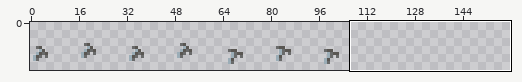
Sprite sheet: overworld/src/assets/sprites/hero_sword/hero_sword_down.png. Above: a wide view before the commit, with the close-up outlined.
Close-up. Old version:
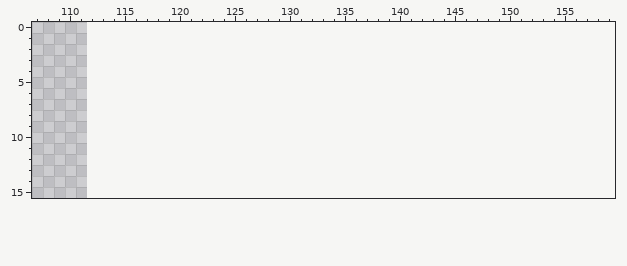
The file is 448x64 pixels, drawn in blocks of 4x4; one block is one cell here. Shown: x 107..159, y 0..15. The old version is drawn lined up with the new one, on the new canvas.
Palette (. is transparent): 
After:
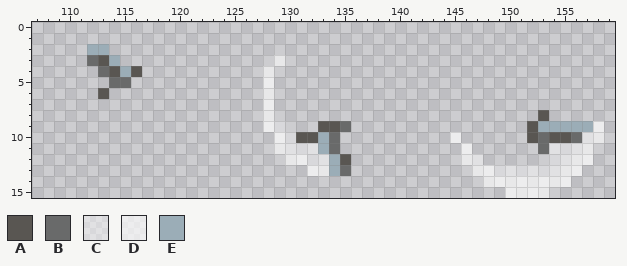
Colours new in this view: A #595652  B #696a6a  C #ffffff67  D #ffffffa4  E #9badb7
The exact change:
canvas 112x16 -> 160x16
y 2: x 112..113 .. -> EE
y 3: x 112..114 ... -> BAE; x 129 . -> D
y 4: x 113..116 .... -> BAEA; x 128 . -> D
y 5: x 114..115 .. -> BB; x 128 . -> D
y 6: x 113 . -> A; x 128 . -> D
y 7: x 128 . -> D
y 8: x 128 . -> D; x 153 . -> A
y 9: x 128..129 .. -> DC; x 133..135 ... -> AAB; x 152..158 ....... -> AEEEEED
y 10: x 129..134 ...... -> DCAAEB; x 145 . -> D; x 152..158 ....... -> ABAABCD
y 11: x 129..134 ...... -> DCCCEB; x 146 . -> D; x 153..157 ..... -> BCCCD
y 12: x 130..135 ...... -> DDCCEA; x 146..147 .. -> DC; x 154..157 .... -> CCDD
y 13: x 132..135 .... -> DDEB; x 147..156 .......... -> DDCCCCCCDD
y 14: x 148..155 ........ -> DDDDDDDD
y 15: x 150..153 .... -> DDDD
